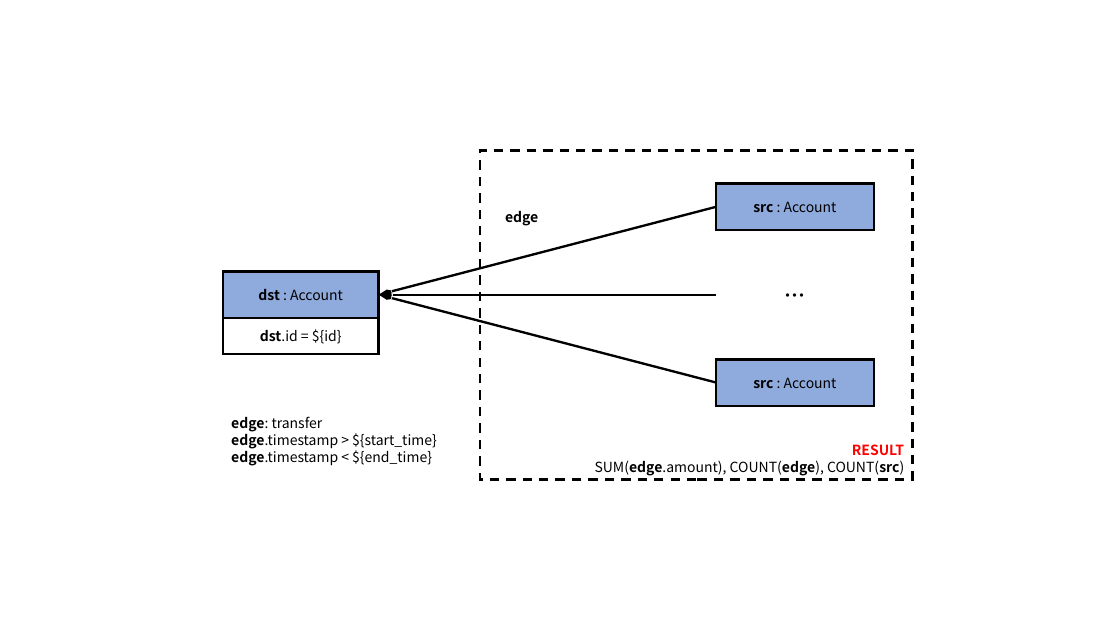
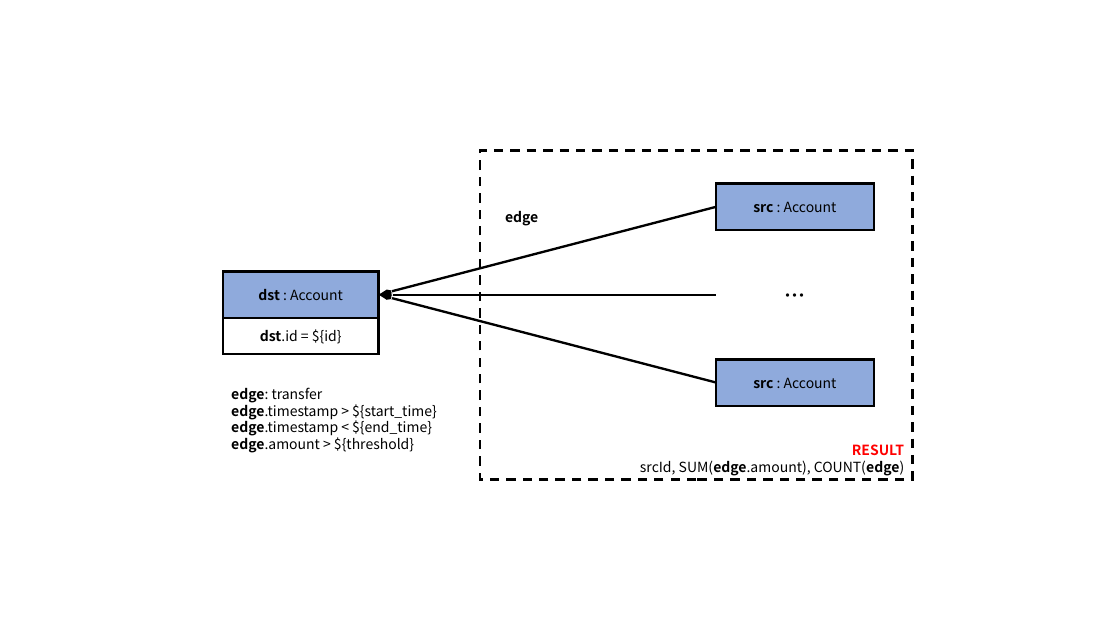
Before and after one commit to ldbc/ldbc_finbench_docs, a slide deck: slide 6 of patterns/transaction-simple-read.pptx (slide 5 before the commit). Drawn at 1120x630 pixels with LibreOffice and Linux fonts; fonts in the diff are those of the drawing. Boxes give left, top, right and bottom in pixels: in the first picture for what was removed or moved away, otherwise in the second. Text is boxed around its words. In the diff, an @@ line names an element or a change of style, - is before the commit and + after.

```diff
--- a/patterns/transaction-simple-read.pptx
+++ b/patterns/transaction-simple-read.pptx
@@ text "edge: transfer": place and size @@
-text "edge: transfer" at (231,416,437,466)
+text "edge: transfer" at (231,387,437,453)
@@ text at (231,435,414,453): paragraph added @@
+edge.amount > ${threshold}
@@ text in rectangle at (640,460,904,476): text changed @@
-SUM(edge.amount), COUNT(edge), COUNT(src)
+srcId, SUM(edge.amount), COUNT(edge)
```
Also in this commit, not shown: 5 other slides changed, 1 slide added, 35 other files.
